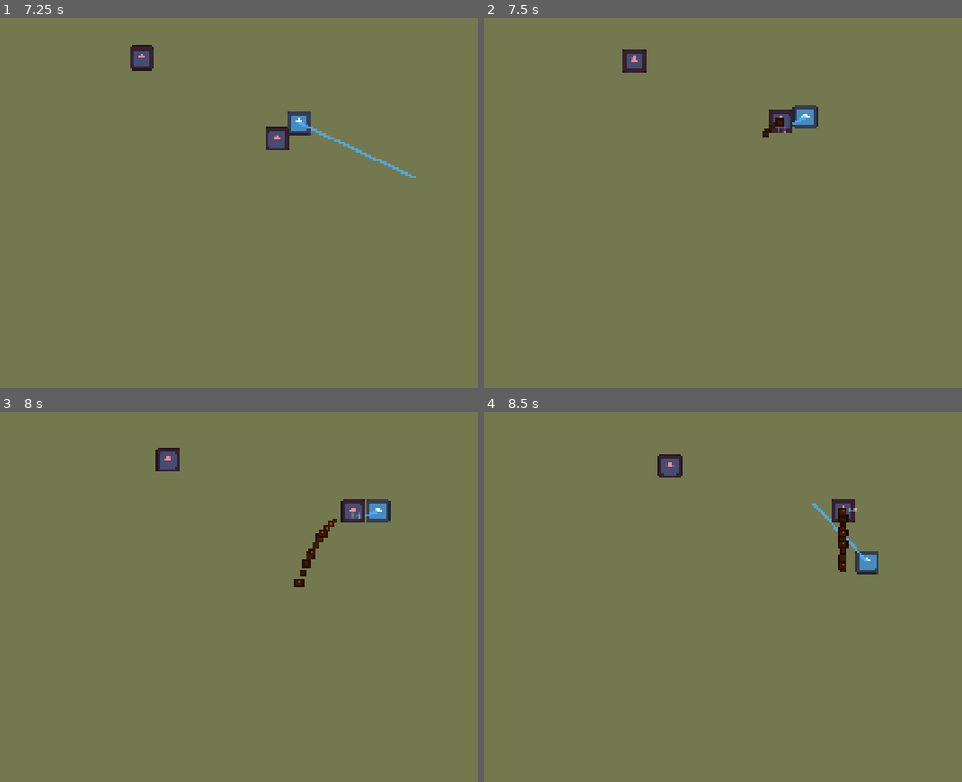
Above: before the commit, frames 1-4 (two rows, left to right).
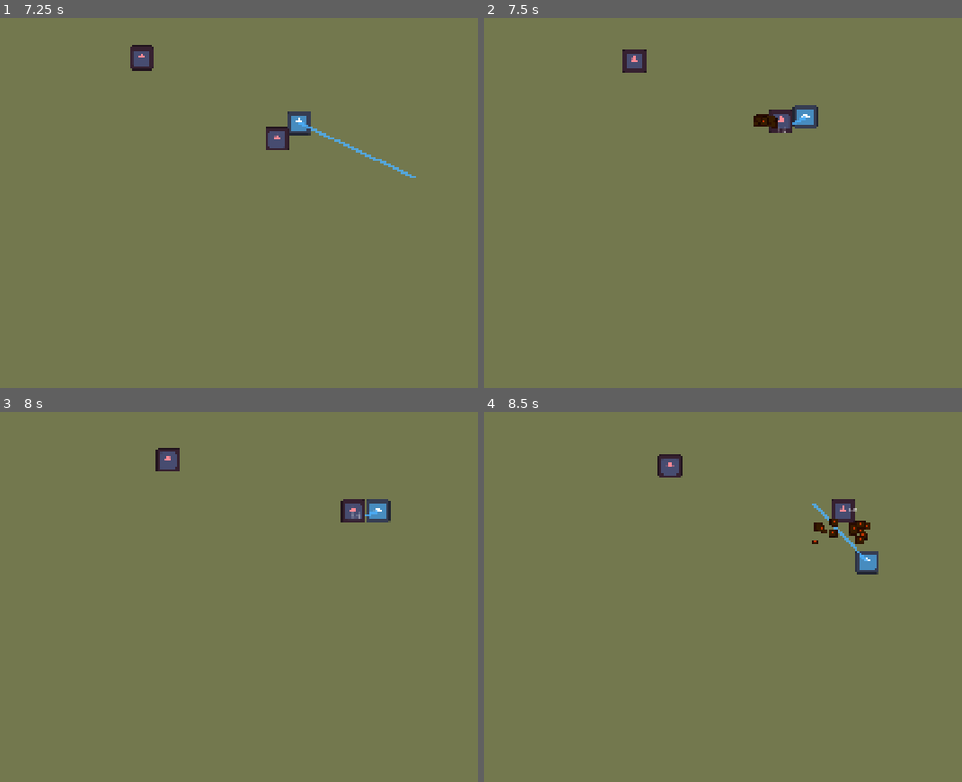
Above: after the commit, the same moments.

Repository: GDACollab/Programming-Workshop-Godot-3-Vizdev
Game: Godot game, scene res://Scenes/survivors.tscn
Two runs of this game, one before a commit and one after it. Both use one fixed random seed, a clock stepped at 60 frames per second and the inputs below. The engine's default icon, where the game draws it, is replaced by a stand-in: a white triangle on a blue panel in a dark square.
Inputs (mouse positions are in pixels of both pictures, inside the frame that each line leads up to):
- Up to frame 1 (7.25 s): tap Enter (ui_accept) at 0.5, 0.77, 1.52, 3.02, 3.77, 4.52, 6.02, 6.77 s; move the mouse to (415, 177) at 0.52 s; press the mouse at (415, 177) at 0.53 s; hold Right (ui_right) 0.53-1.28 s; move the mouse to (114, 217) at 1.27 s; release the mouse at (114, 217) at 1.28 s; hold Down (ui_down) 1.28-2.03 s; click (114, 217) at 1.35 s; move the mouse to (329, 110) at 2.02 s; press the mouse at (329, 110) at 2.03 s; hold Right (ui_right) 2.03-2.78 s; move the mouse to (219, 277) at 2.77 s; release the mouse at (219, 277) at 2.78 s; hold Up (ui_up) 2.78-3.53 s; click (219, 277) at 2.85 s; move the mouse to (473, 258) at 3.52 s; press the mouse at (473, 258) at 3.53 s; hold Left (ui_left) 3.53-5.03 s; move the mouse to (43, 136) at 4.27 s; release the mouse at (43, 136) at 4.28 s; click (43, 136) at 4.35 s; move the mouse to (291, 199) at 5.02 s; press the mouse at (291, 199) at 5.03 s; hold Down (ui_down) 5.03-5.78 s; move the mouse to (148, 95) at 5.77 s; release the mouse at (148, 95) at 5.78 s; hold Right (ui_right) 5.78-6.53 s; click (148, 95) at 5.85 s; move the mouse to (415, 177) at 6.52 s; press the mouse at (415, 177) at 6.53 s; hold Up (ui_up) from 6.53 s (still down)
- Up to frame 2 (7.5 s): move the mouse to (598, 217) at 7.27 s; release Up (ui_up) at 7.28 s; release the mouse at (598, 217) at 7.28 s; hold Right (ui_right) from 7.28 s (still down); click (598, 217) at 7.35 s
- Up to frame 3 (8 s): keep holding Right (ui_right); tap Enter (ui_accept) at 7.52 s
- Up to frame 4 (8.5 s): move the mouse to (813, 504) at 8.02 s; release Right (ui_right) at 8.03 s; press the mouse at (813, 504) at 8.03 s; hold Down (ui_down) from 8.03 s (still down)

Frame 1 is identical in both runs. In frame 2, 0.2% of the frame differs, in the area x 56-63%, y 25-33%; in frame 3, 0.3%; in frame 4, 0.7%, in the area x 68-81%, y 25-44%.

Commit message:
yippee

Diff:
--- a/Scenes/Survivors Stuff/Damage Particles/damage_particles.tscn
+++ b/Scenes/Survivors Stuff/Damage Particles/damage_particles.tscn
@@ -10,7 +10,12 @@
 texture = ExtResource("1_q3aj4")
 lifetime = 0.5
 one_shot = true
+explosiveness = 1.0
+randomness = 0.6
+direction = Vector2(0, -1)
 gravity = Vector2(0, 1500)
+initial_velocity_min = 190.48
+initial_velocity_max = 295.24
 scale_amount_min = 0.1
 scale_amount_max = 0.2
 script = ExtResource("2_lgtbm")
